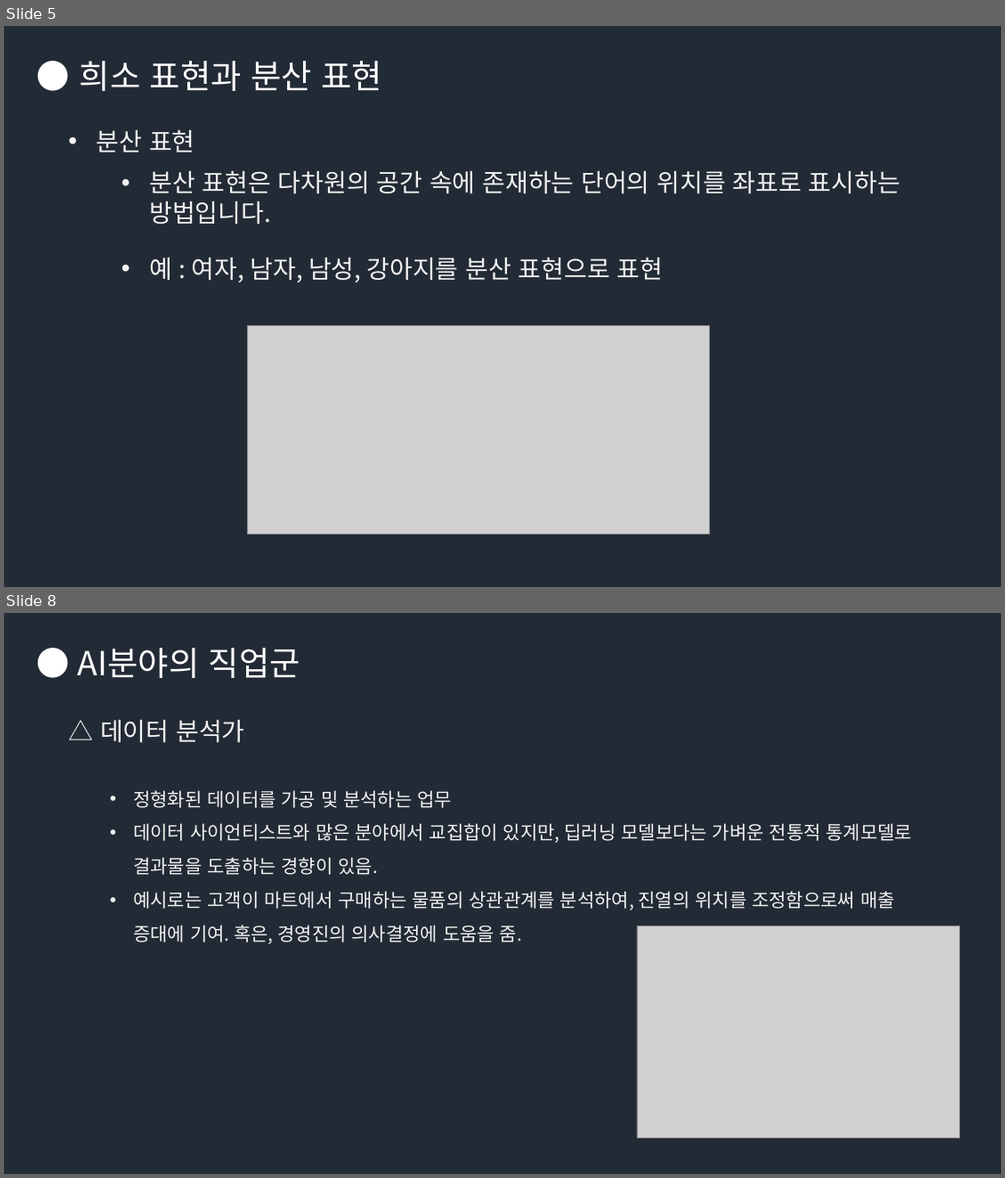
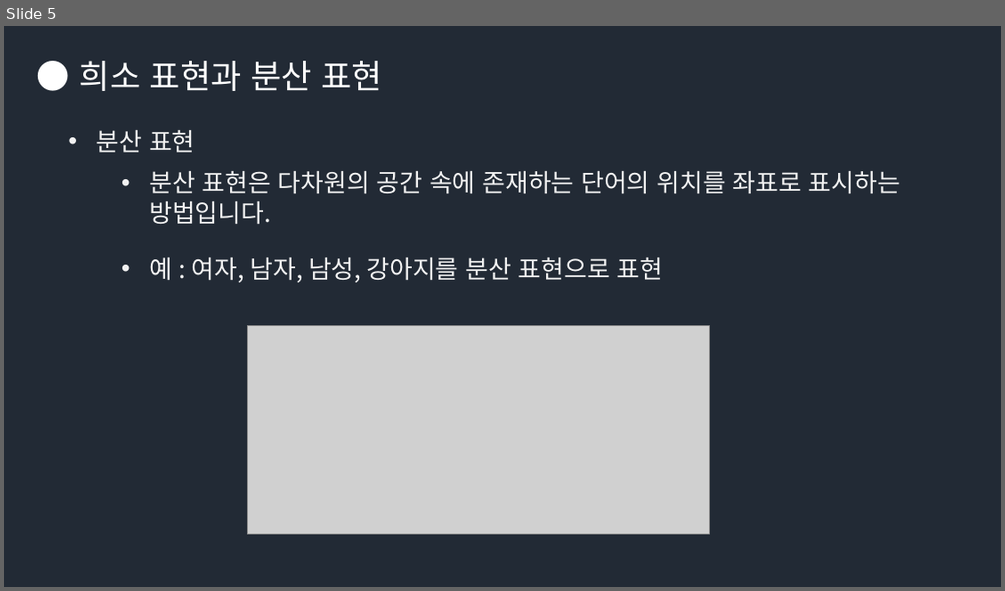
Before and after one commit to Groot-Space/Groot-space.github.io, a slide deck: assets/images/임베딩/임베딩.pptx. Shown one above the other, each under a label of ours: slides 5 and 8 before the commit, slide 5 after it; the slides between them are not shown. The pictures are 1005x1178 and 1005x591 pixels, drawn with LibreOffice and Linux fonts; fonts in the diff are those of the drawing; grey boxes stand for pictures. Boxes give left, top, right and bottom in pixels: in the first picture for what was removed or moved away, otherwise in the second. Text is boxed around its words. In the diff, an @@ line names an element or a change of style, - is before the commit and + after.

```diff
--- a/assets/images/임베딩/임베딩.pptx
+++ b/assets/images/임베딩/임베딩.pptx
@@ slide 8 removed at [4, 613, 1001, 1174], background #222A35 @@
@@ text removed at [78, 648, 300, 678] @@
-● AI분야의 직업군
@@ text removed at [100, 720, 244, 743] @@
-△ 데이터 분석가
@@ text removed at [133, 790, 913, 944] @@
-• 정형화된 데이터를 가공 및 분석하는 업무
-• 데이터 사이언티스트와 많은 분야에서 교집합이 있지만, 딥러닝 모델보다는 가벼운 전통적 통계모델로 결과물을 도출하는 경향이 있음.
-• 예시로는 고객이 마트에서 구매하는 물품의 상관관계를 분석하여, 진열의 위치를 조정함으로써 매출 증대에 기여. 혹은, 경영진의 의사결정에 도움을 줌.
@@ picture removed at [637, 926, 960, 1138] @@
```
Also in this commit, not shown: 9 slides added, 18 other slides removed, 1 other file.
